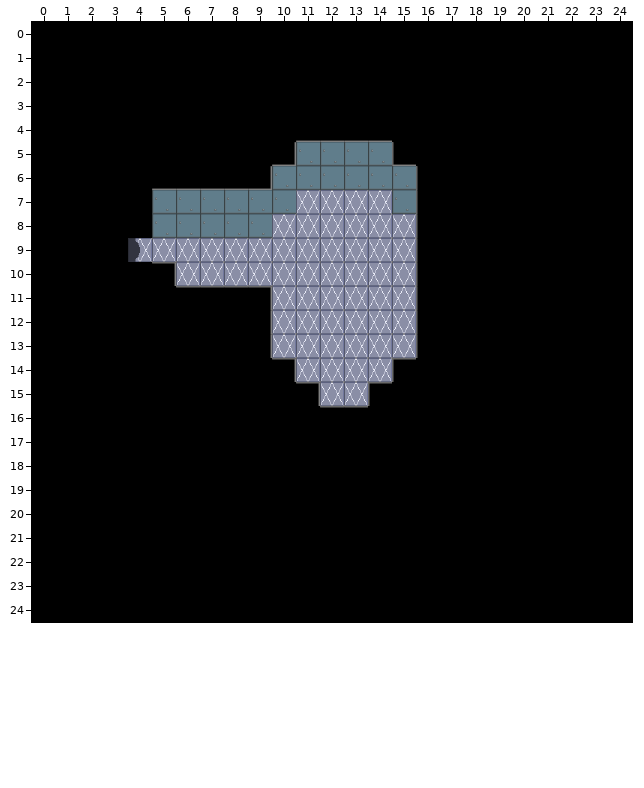
A Tiled map gets an edit: public/maps/Floor 2/x8.tmx. Above, as it was before the edit.
Cells are 32x32 px. Shown: x 0..24, y 0..24.
After:
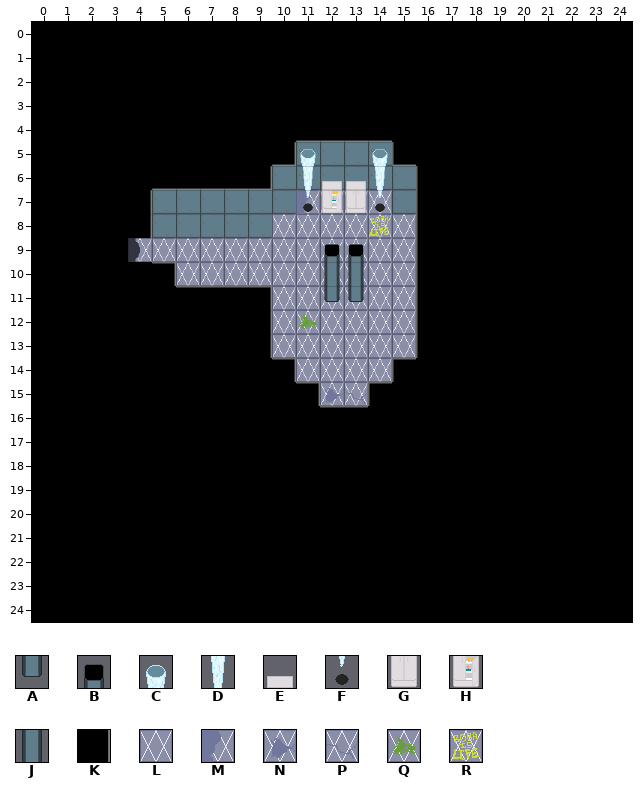
Key: from "f2objs": A 0, B 1, C 2, D 3, E 6, F 7, G 8, H 9, J 15; from "f2tiles": K 4, L 35, M 38, N 40, P 41, Q 42, R 44.
_ is an empty cell.
Changes in this commit:
Layer "backgroundLayer":
The edit turns tile L into tile M in row 7 at x 11.
The edit turns tile L into tile N in row 15 at x 12.
The edit turns tile L into tile P in row 15 at x 13.
The edit turns tile L into tile Q in row 12 at x 11.
The edit turns tile L into tile R in row 8 at x 14.
Layer "wallLayer":
There is now tile A in row 11 at x 12 to 13.
There is now tile K in rows 7 to 8 at x 4.
Layer "objectLayer":
There is now tile C in row 5 at x 11 and 14.
There is now tile D in row 6 at x 11 and 14.
There is now tile F in row 7 at x 11 and 14.
There is now tile G in row 7 at x 13.
There is now tile H in row 7 at x 12.
Layer "objectAboveLayer":
There is now tile E in row 6 at x 12 to 13.
Layer "aboveLayer":
There is now tile B in row 9 at x 12 to 13.
There is now tile J in row 10 at x 12 to 13.
